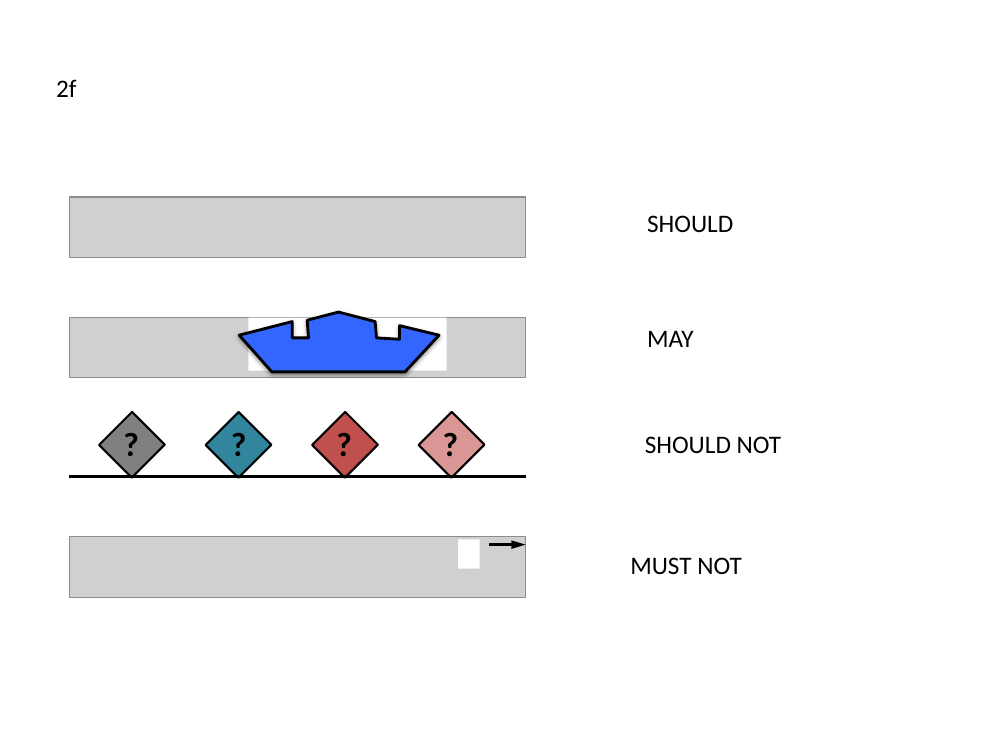
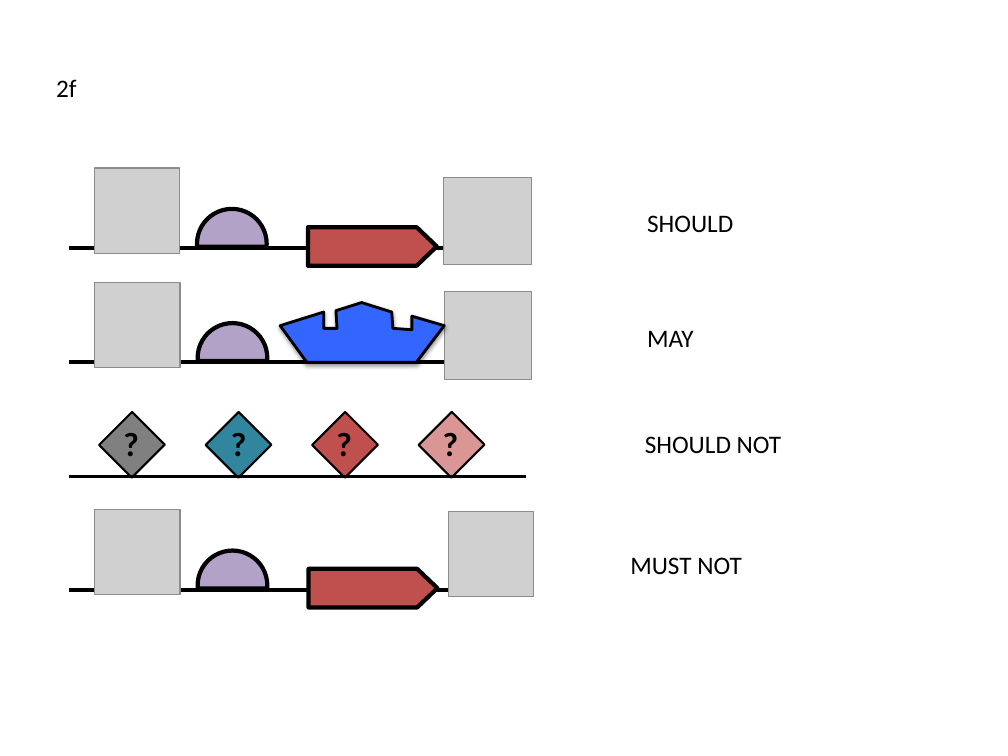
Before and after one commit to SynBioDex/SBOL-visual, a slide deck: slide 1 of specification/imgsrc/2.pptx. Drawn at 1008x756 pixels with LibreOffice and Linux fonts; fonts in the diff are those of the drawing; grey boxes stand for pictures. Boxes give left, top, right and bottom in pixels: in the first picture for what was removed or moved away, otherwise in the second. Text is boxed around its words. In the diff, an @@ line names an element or a change of style, - is before the commit and + after.

```diff
--- a/specification/imgsrc/2.pptx
+++ b/specification/imgsrc/2.pptx
@@ group added at bbox=[69, 168, 531, 278]: 2 pictures, 1 rectangle, 1 line, 1 right arrow, 1 chord (boxed as its full ellipse) @@
@@ picture removed at bbox=[70, 197, 526, 257] @@
@@ group added at bbox=[70, 282, 532, 393]: 2 pictures, 1 rectangle, 1 line, 1 chord (boxed as its full ellipse) @@
@@ picture removed at bbox=[70, 318, 526, 378] @@
@@ rectangle removed at bbox=[248, 318, 447, 370] @@
@@ freeform shape: place and size @@
-freeform shape at bbox=[239, 312, 438, 372]
+freeform shape at bbox=[280, 302, 445, 362]
@@ picture removed at bbox=[70, 537, 526, 598] @@
@@ group added at bbox=[70, 510, 531, 620]: 1 rectangle, 1 line, 1 right arrow, 1 chord (boxed as its full ellipse), 1 picture @@
@@ picture added at bbox=[449, 512, 533, 597] @@
@@ rectangle removed at bbox=[458, 539, 480, 569] @@
@@ arrow removed from (489, 544) to (525, 544) @@
```
Also in this commit, not shown: 49 other files.
